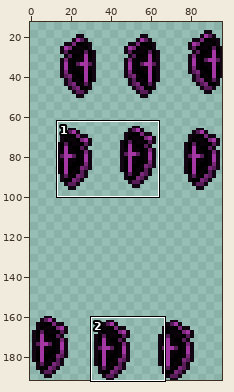
Sprite sheet -- android/assets/character/shield26.png. Above, an overview of the earlier version with the close-up marked.
Close-up. Before the edit:
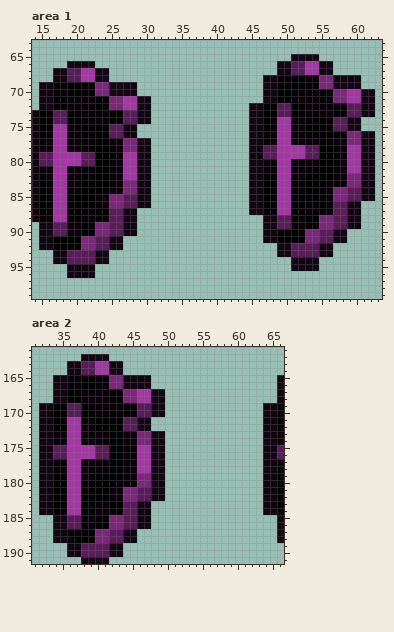
The file is 96x192 pixels. Shown: area 1: x 14..63, y 63..99; area 2: x 31..66, y 161..191. The wide view leaves out empty margins. The commit also changed other parts of the picture, which this record leaves out.
Once edited:
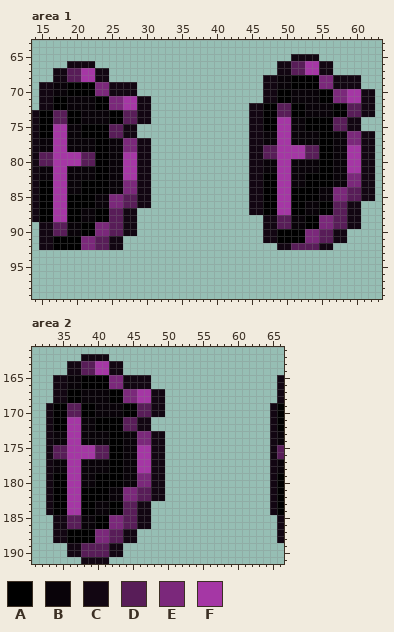
Palette (. is transparent): A #000000  B #090309  C #120612  D #581d58  E #7b287b  F #a537a5
Difference:
Area 1:
y 93: x 17..24 CCDDDDCC -> ........; x 49..56 CCDDDDCC -> ........
y 94: x 17..24 CCDDDDCC -> ........; x 51..54 CCCC -> ....
y 95: x 19..22 CCCC -> ....; x 51..54 CCCC -> ....
y 96: x 19..22 CCCC -> ....
Area 2:
y 169..184: x 32 C -> .; x 64 C -> .
